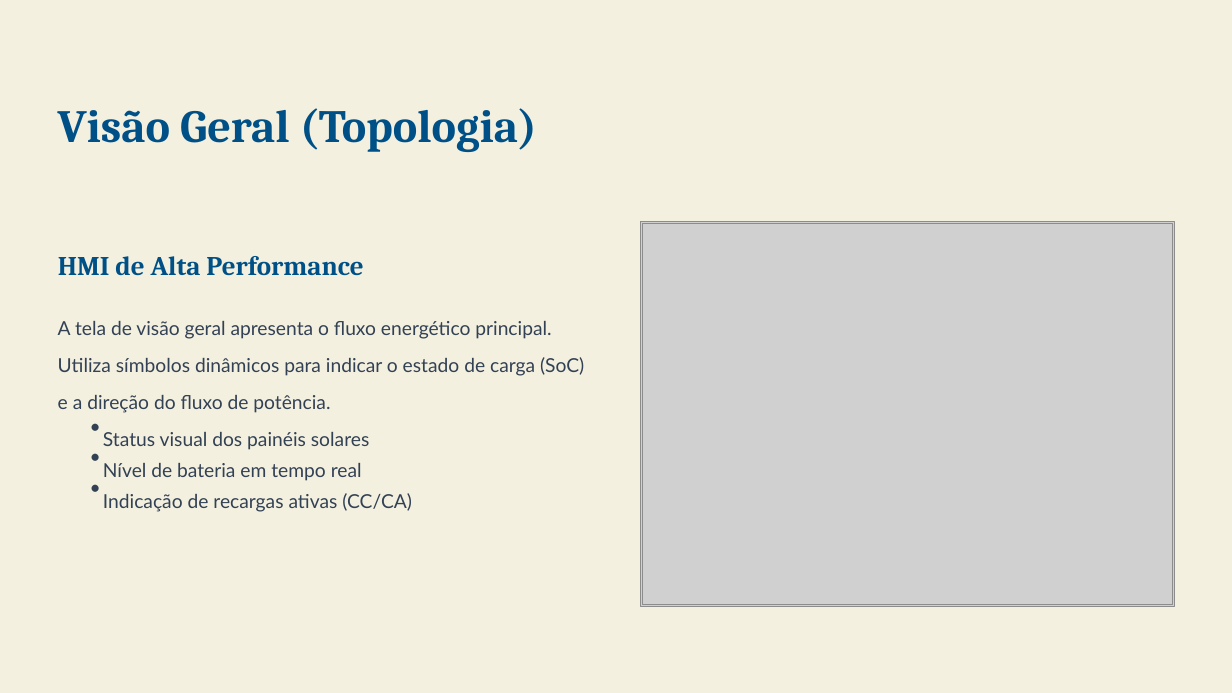
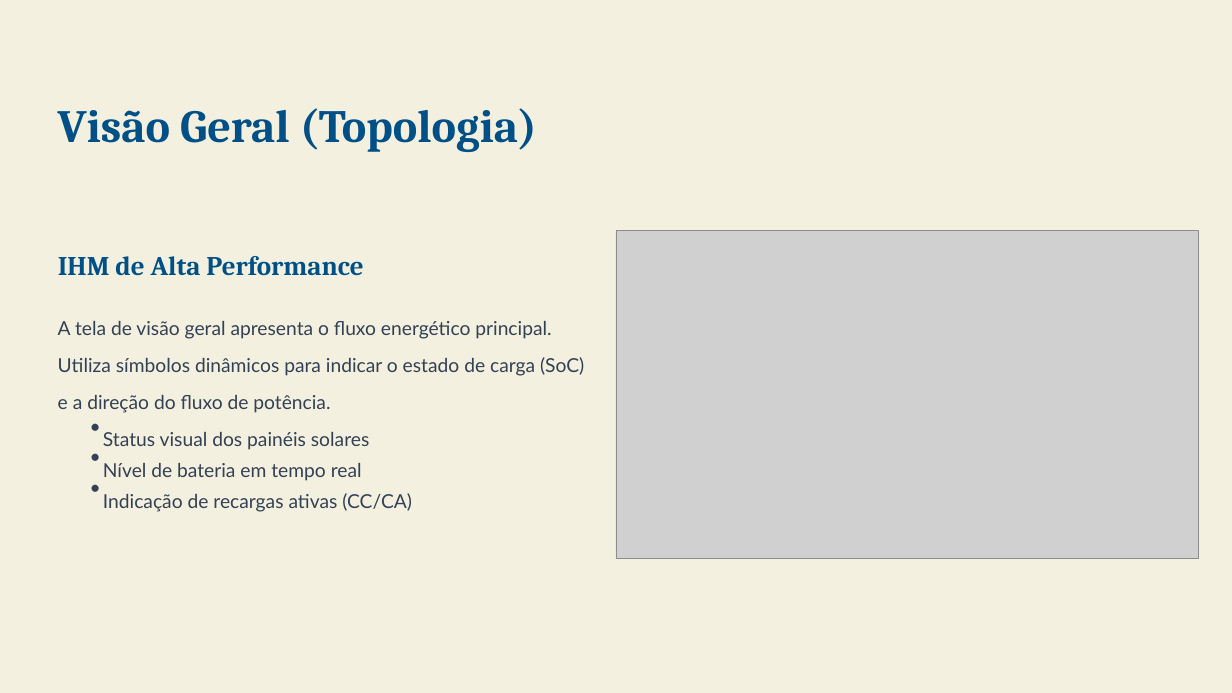
Before and after one commit to juliusRomanzeira/Supervisorios1, a slide deck: slide 5 of Apresentação/SCADA E-Lounge UFPE.pptx. Drawn at 1232x693 pixels with LibreOffice and Linux fonts; fonts in the diff are those of the drawing; grey boxes stand for pictures; background and template pictures are left out. Boxes give left, top, right and bottom in pixels: in the first picture for what was removed or moved away, otherwise in the second. Text is boxed around its words. In the diff, an @@ line names an element or a change of style, - is before the commit and + after.

```diff
--- a/Apresentação/SCADA E-Lounge UFPE.pptx
+++ b/Apresentação/SCADA E-Lounge UFPE.pptx
@@ picture: place and size @@
-picture at bbox=[642, 224, 1173, 604]
+picture at bbox=[616, 231, 1199, 558]
@@ picture removed at bbox=[640, 221, 1175, 606] @@
@@ text at bbox=[58, 256, 363, 276]: text changed @@
-HMI de Alta Performance
+IHM de Alta Performance
```
Also in this commit, not shown: 7 other slides changed, 1 slide removed, 8 other files.
